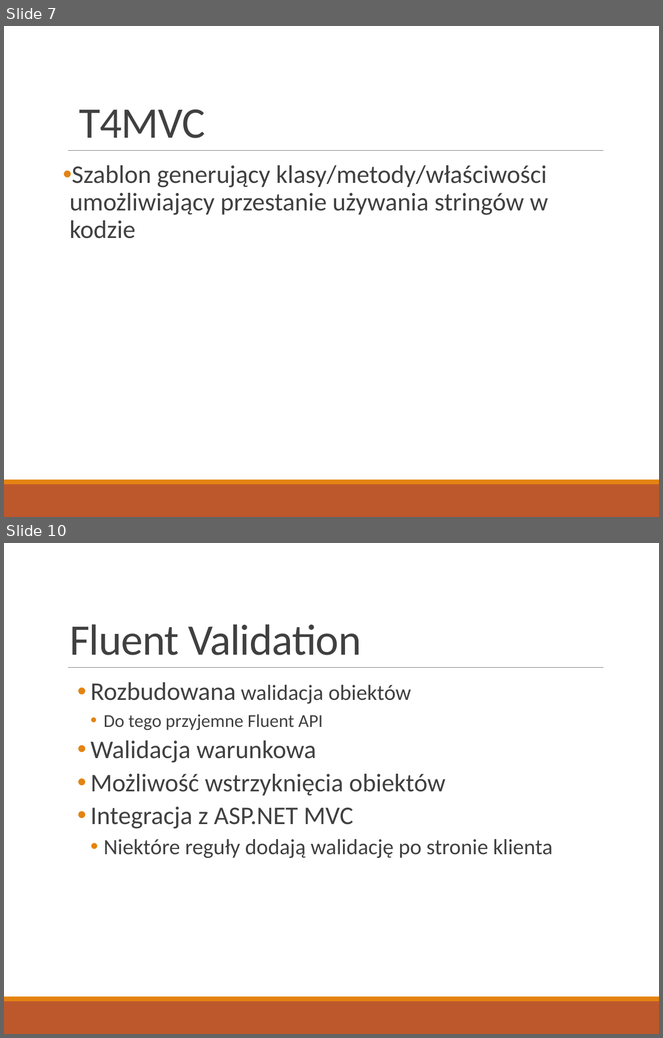
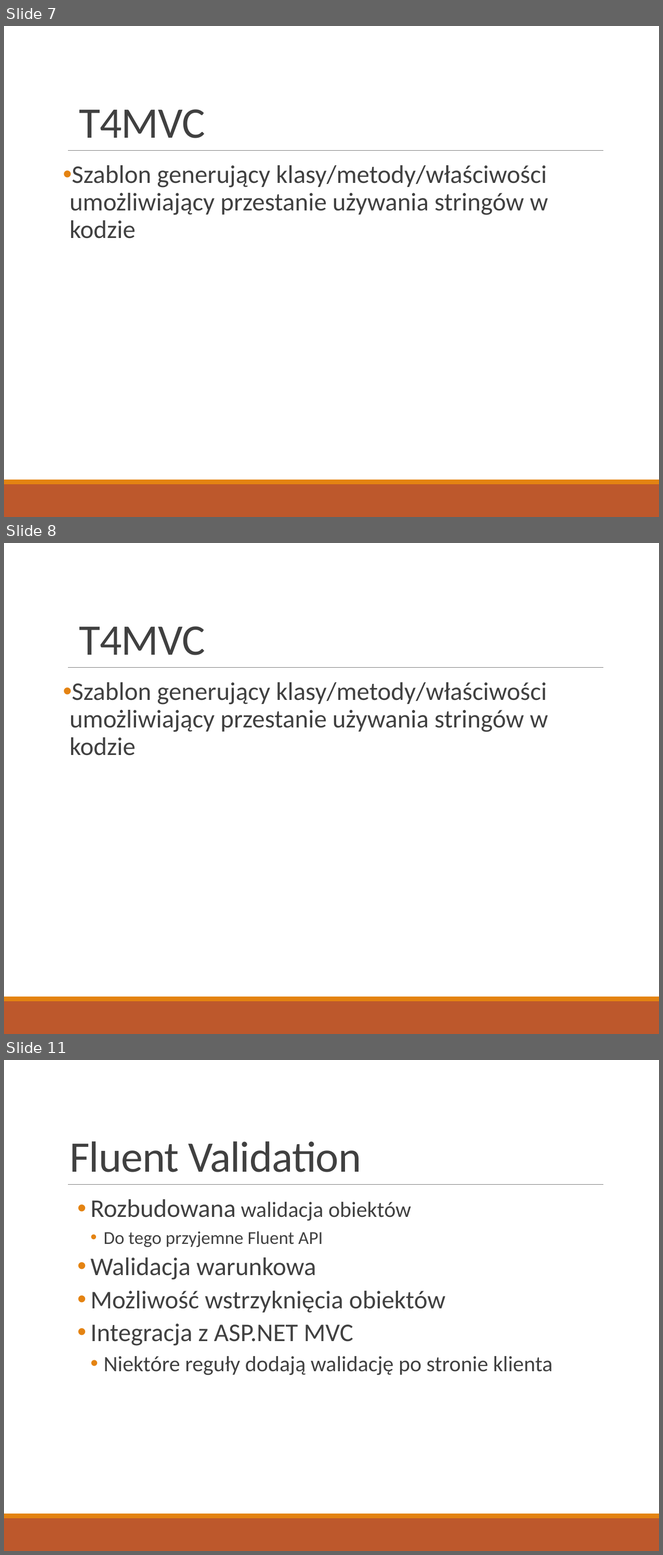
Before and after one commit to danielplawgo/NugetForASPMVC, a slide deck: Prezentacja.pptx. Shown one above the other, each under a label of ours: slides 7 and 10 before the commit, slides 7, 8 and 11 after it; the slides between them are not shown. The pictures are 663x1038 and 663x1555 pixels, drawn with LibreOffice and Linux fonts; fonts in the diff are those of the drawing. Boxes give left, top, right and bottom in pixels: in the first picture for what was removed or moved away, otherwise in the second. Text is boxed around its words. In the diff, an @@ line names an element or a change of style, - is before the commit and + after.

```diff
--- a/Prezentacja.pptx
+++ b/Prezentacja.pptx
@@ slide 8 added at <box>4,543,659,1034</box>, background #FFFFFF; not listed: 3 template elements that a slide beside it also shows @@
@@ title added at <box>79,626,205,655</box>, 48 pt, text #404040 @@
+T4MVC
@@ text added at <box>70,682,548,756</box>, 28 pt, text #404040 @@
+• Szablon generujący klasy/metody/właściwości umożliwiający przestanie używania stringów w kodzie
@@ what was slide 10 is now slide 11 @@
```
Also in this commit, not shown: 3 slides changed, 3 other files.
